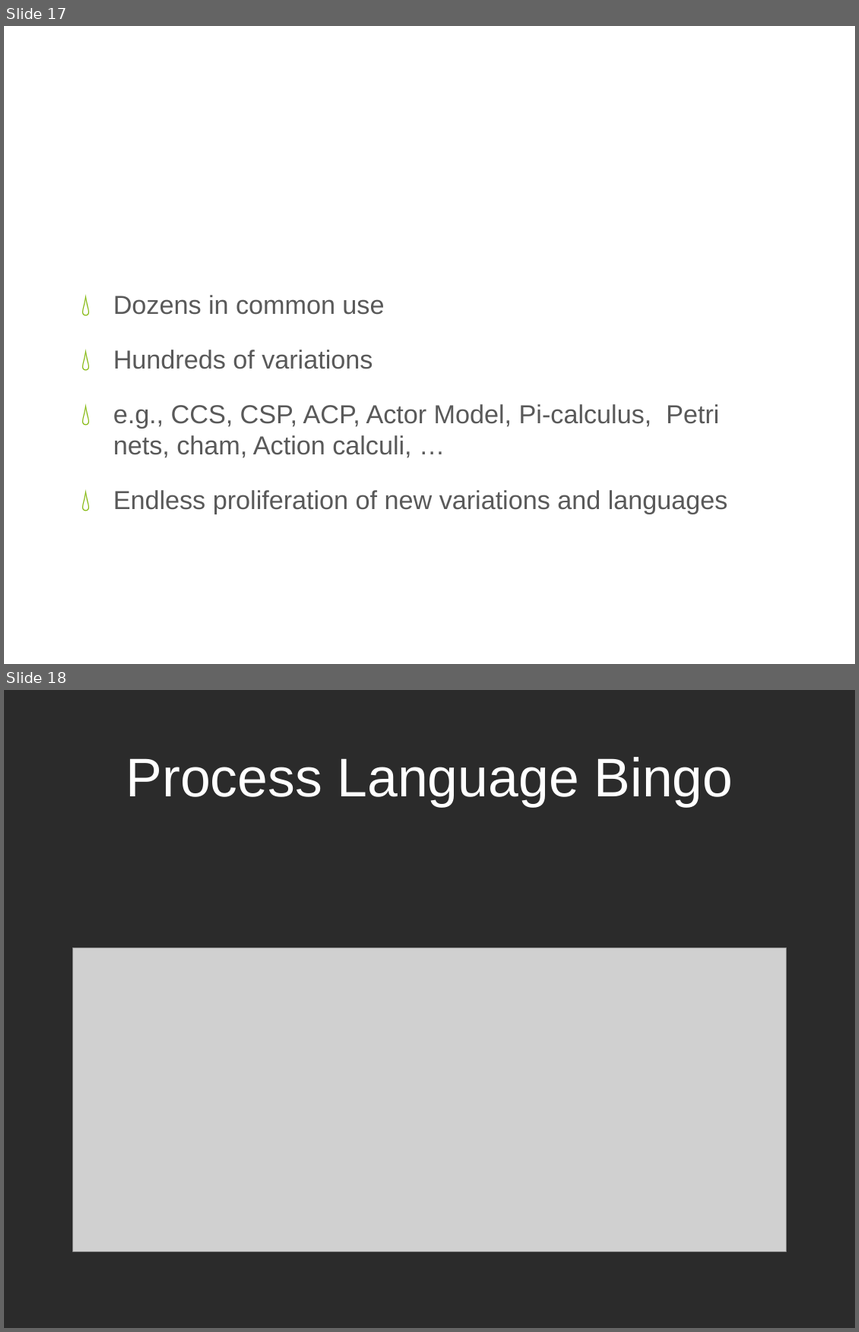
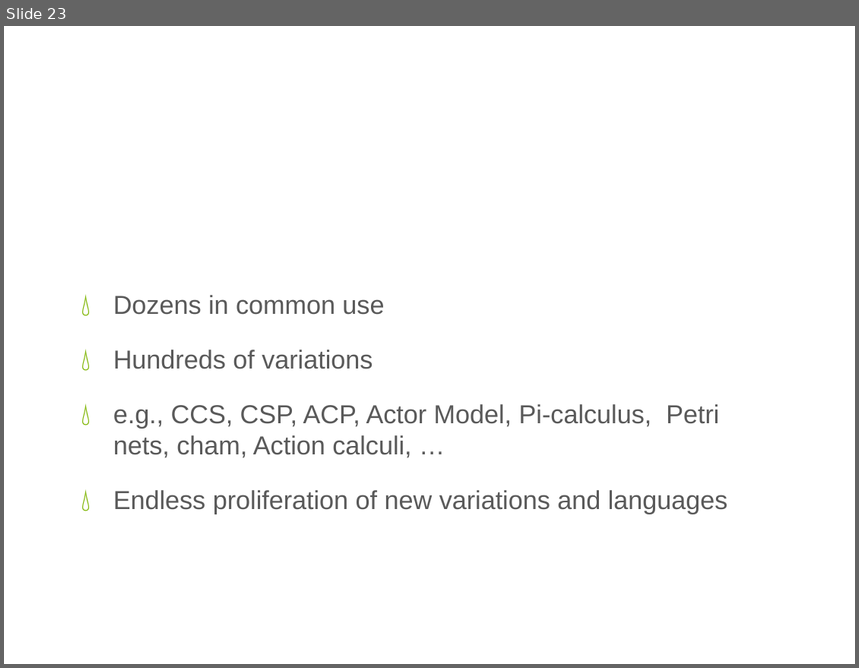
Before and after one commit to gian/defense, a slide deck: PhDDefense.pptx. Shown one above the other, each under a label of ours: slides 17 and 18 before the commit, slide 23 after it. The pictures are 859x1332 and 859x668 pixels, drawn with LibreOffice and Linux fonts; fonts in the diff are those of the drawing; grey boxes stand for pictures; background and template pictures are left out; a plain dark background stands for a picture behind light text. Boxes give left, top, right and bottom in pixels: in the first picture for what was removed or moved away, otherwise in the second. Text is boxed around its words. In the diff, an @@ line names an element or a change of style, - is before the commit and + after.

```diff
--- a/PhDDefense.pptx
+++ b/PhDDefense.pptx
@@ slide 18 removed at bbox=[4, 690, 855, 1328], background picture (left out) @@
@@ title removed at bbox=[126, 757, 734, 807] @@
-Process Language Bingo
@@ picture removed at bbox=[73, 948, 786, 1252] @@
@@ what was slide 17 is now slide 23 @@
```
Also in this commit, not shown: 11 slides changed, 10 slides added, 3 other slides removed.
